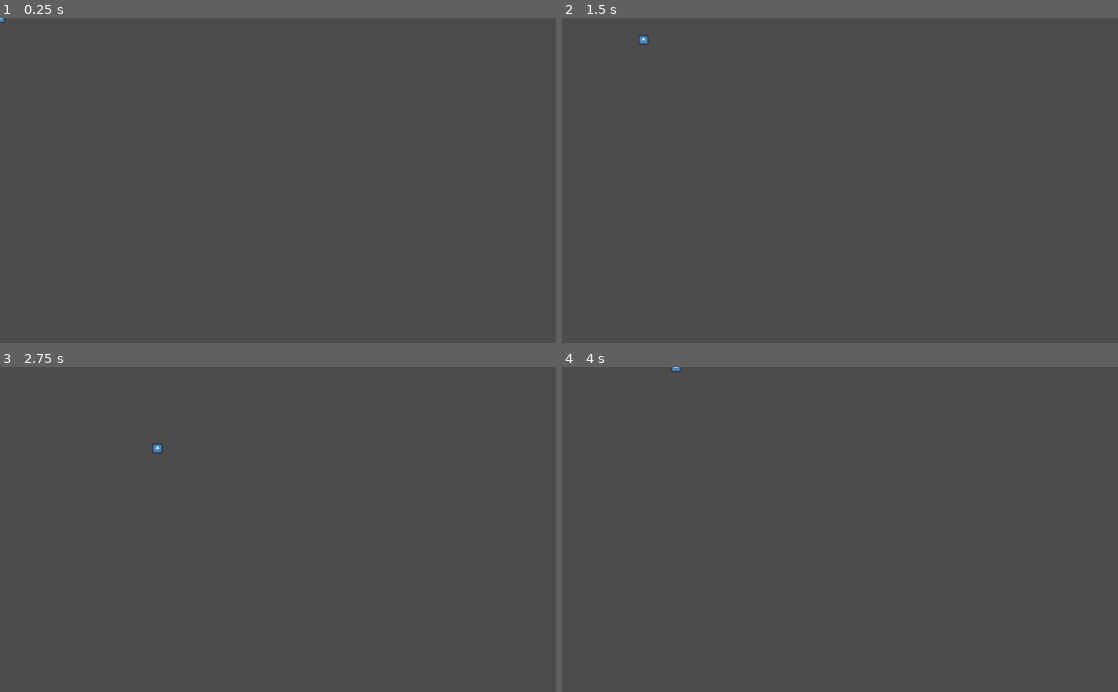
Above: before the commit, frames 1-4 (two rows, left to right).
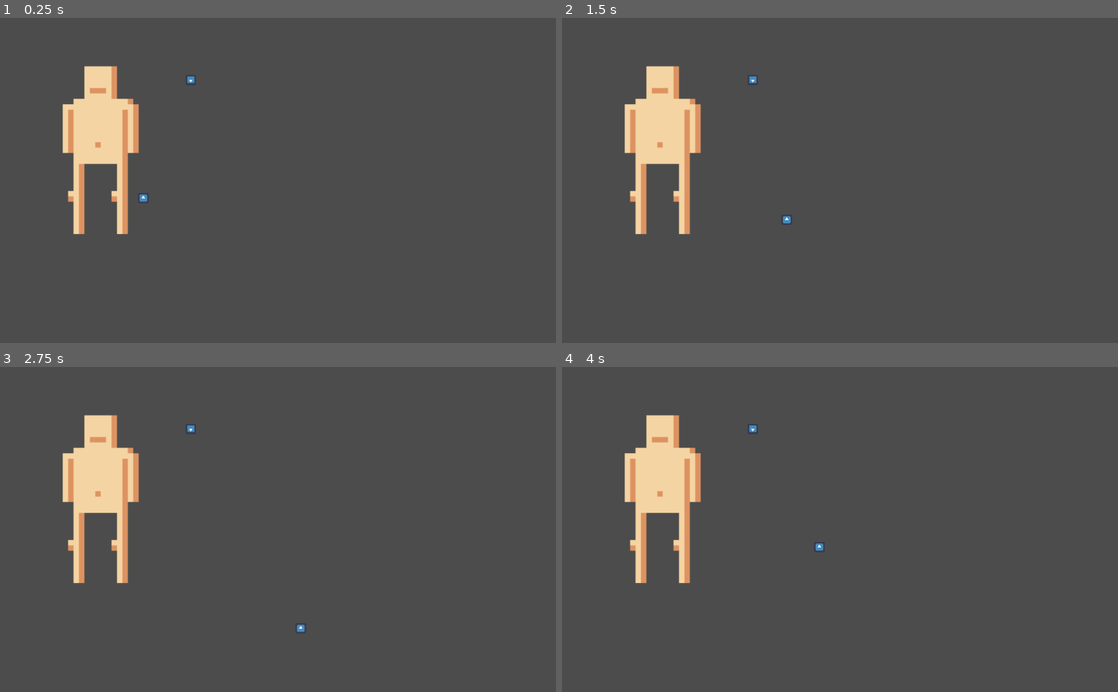
Above: after the commit, the same moments.

Repository: gvekan/ludum-dare-46
Game: Godot game, scene res://scenes/Surgery.tscn
Same seed, same stepped clock (60 frames per second), same inputs: the game is played once before the commit and once after it. Before the commit the project starts from res://scenes/Player.tscn. The engine's default icon, where the game draws it, is replaced by a stand-in: a white triangle on a blue panel in a dark square.
Inputs:
- Up to frame 1 (0.25 s): no input
- Up to frame 2 (1.5 s): tap Enter (ui_accept) at 0.5, 1.35 s; hold Right (ui_right) 0.53-1.28 s; hold Enter (ui_accept) 0.53-1.28 s; hold Down (ui_down) from 1.28 s (still down)
- Up to frame 3 (2.75 s): tap Enter (ui_accept) at 1.52, 1.82, 2 s; release Down (ui_down) at 2.03 s; hold Right (ui_right) from 2.03 s (still down); hold Enter (ui_accept) from 2.03 s (still down)
- Up to frame 4 (4 s): release Right (ui_right) at 2.78 s; release Enter (ui_accept) at 2.78 s; hold Up (ui_up) 2.78-3.53 s; tap Enter (ui_accept) at 2.85, 3.02, 3.32 s; hold Left (ui_left) from 3.53 s (still down); hold Enter (ui_accept) from 3.53 s (still down)

The runs differ from the first frame. In frame 1, 4.2% of the frame differs, in the area x 0-35%, y 0-67%; in frame 2, 4.3%, in the area x 11-42%, y 5-67%; in frame 3, 4.3%; in frame 4, 4.2%.

Commit message:
Added some different organs and a tool scene. Basic collision with tools and organs with signals working.

Diff:
--- a/project.godot
+++ b/project.godot
@@ -16,7 +16,7 @@
 [application]
 
 config/name="2D Surgery Simulator"
-run/main_scene="res://scenes/Player.tscn"
+run/main_scene="res://scenes/Surgery.tscn"
 config/icon="res://icon.png"
 
 [rendering]
--- a/scenes/Patient.gd
+++ b/scenes/Patient.gd
@@ -8,7 +8,7 @@
 
 # Called when the node enters the scene tree for the first time.
 func _ready():
-	pass # Replace with function body.
+	pass
 
 
 # Called every frame. 'delta' is the elapsed time since the previous frame.
--- a/scenes/Patient.tscn
+++ b/scenes/Patient.tscn
@@ -1,10 +1,22 @@
-[gd_scene load_steps=3 format=2]
+[gd_scene load_steps=6 format=2]
 
 [ext_resource path="res://assets/naked-man-front.png.png" type="Texture" id=1]
 [ext_resource path="res://scenes/Patient.gd" type="Script" id=2]
+[ext_resource path="res://scenes/organs/Mouth.tscn" type="PackedScene" id=3]
+[ext_resource path="res://scenes/organs/Hairline.tscn" type="PackedScene" id=4]
+[ext_resource path="res://scenes/organs/Blatter.tscn" type="PackedScene" id=5]
 
 [node name="Patient" type="Node2D"]
 script = ExtResource( 2 )
 
 [node name="Sprite" type="Sprite" parent="."]
+position = Vector2( -1.9444, -64.0264 )
 texture = ExtResource( 1 )
+
+[node name="Mouth" parent="." instance=ExtResource( 3 )]
+position = Vector2( -7.36095, -169.718 )
+
+[node name="Hairline" parent="." instance=ExtResource( 4 )]
+position = Vector2( -6.85326, -209.767 )
+
+[node name="Blatter" parent="." instance=ExtResource( 5 )]
--- a/scenes/Player.gd
+++ b/scenes/Player.gd
@@ -4,6 +4,15 @@
 
 var last_horizontal_input = ""
 var last_vertical_input = ""
+var current_tool = TOOLS.hand
+
+enum TOOLS{
+	hand,
+	knife,
+	apple,
+	phone,
+	tweezers
+}
 
 
 # Declare member variables here. Examples:
@@ -56,3 +65,6 @@
 
 	var velocity = Vector2(x, y).normalized() * speed
 	move_and_slide(velocity)
+
+func switch_tool(tools):
+	current_tool = tools
--- /dev/null
+++ b/scenes/Surgery.gd
@@ -0,0 +1,28 @@
+extends Node2D
+
+
+# Declare member variables here. Examples:
+# var a = 2
+# var b = "text"
+
+
+# Called when the node enters the scene tree for the first time.
+func _ready():
+	$Patient/Mouth.connect("organ_clicked",self,"_on_organ_clicked")
+	$Patient/Hairline.connect("organ_clicked",self,"_on_organ_clicked")
+	$Patient/Blatter.connect("organ_clicked",self,"_on_organ_clicked")
+
+	$Tool.connect("tool_clicked", self, "_on_tool_clicked")
+
+
+
+# Called every frame. 'delta' is the elapsed time since the previous frame.
+#func _process(delta):
+#	pass
+
+func _on_organ_clicked(organ, player):
+	print("hej")
+
+
+func _on_tool_clicked(tools):
+	print("tool clicked")
--- /dev/null
+++ b/scenes/Surgery.tscn
@@ -0,0 +1,18 @@
+[gd_scene load_steps=5 format=2]
+
+[ext_resource path="res://scenes/Patient.tscn" type="PackedScene" id=1]
+[ext_resource path="res://scenes/Player.tscn" type="PackedScene" id=2]
+[ext_resource path="res://scenes/Surgery.gd" type="Script" id=3]
+[ext_resource path="res://scenes/tools/Tool.tscn" type="PackedScene" id=4]
+
+[node name="Surgery" type="Node2D"]
+script = ExtResource( 3 )
+
+[node name="Patient" parent="." instance=ExtResource( 1 )]
+position = Vector2( 187.392, 303.309 )
+
+[node name="Player" parent="." instance=ExtResource( 2 )]
+position = Vector2( 263.925, 332.009 )
+
+[node name="Tool" parent="." instance=ExtResource( 4 )]
+position = Vector2( 351.138, 114.398 )
--- /dev/null
+++ b/scenes/organs/Blatter.tscn
@@ -0,0 +1,11 @@
+[gd_scene load_steps=3 format=2]
+
+[ext_resource path="res://scenes/organs/Organ.tscn" type="PackedScene" id=1]
+
+[sub_resource type="RectangleShape2D" id=1]
+extents = Vector2( 39.6997, 45.1005 )
+
+[node name="Blatter" instance=ExtResource( 1 )]
+
+[node name="CollisionShape2D" parent="." index="0"]
+shape = SubResource( 1 )
--- /dev/null
+++ b/scenes/organs/Hairline.tscn
@@ -0,0 +1,11 @@
+[gd_scene load_steps=3 format=2]
+
+[ext_resource path="res://scenes/organs/Organ.tscn" type="PackedScene" id=1]
+
+[sub_resource type="RectangleShape2D" id=1]
+extents = Vector2( 24.5, 3.822 )
+
+[node name="Hairline" instance=ExtResource( 1 )]
+
+[node name="CollisionShape2D" parent="." index="0"]
+shape = SubResource( 1 )
--- /dev/null
+++ b/scenes/organs/Mouth.tscn
@@ -0,0 +1,11 @@
+[gd_scene load_steps=3 format=2]
+
+[ext_resource path="res://scenes/organs/Organ.tscn" type="PackedScene" id=1]
+
+[sub_resource type="RectangleShape2D" id=1]
+extents = Vector2( 19.1526, 4.65119 )
+
+[node name="Mouth" instance=ExtResource( 1 )]
+
+[node name="CollisionShape2D" parent="." index="0"]
+shape = SubResource( 1 )
--- /dev/null
+++ b/scenes/organs/Organ.gd
@@ -0,0 +1,29 @@
+
+extends Area2D
+
+# Declare member variables here. Examples:
+# var a = 2
+# var b = "text"
+signal organ_clicked(organ, player)
+var player_over_organ = null
+
+# Called when the node enters the scene tree for the first time.
+func _ready():
+	pass
+
+
+# Called every frame. 'delta' is the elapsed time since the previous frame.
+#func _process(delta):
+#	pass
+
+func _input(event):
+	if event.is_action_pressed("ui_accept") and player_over_organ:
+		emit_signal("organ_clicked",self, player_over_organ)
+
+
+func _on_Organ_body_entered(body):
+	player_over_organ = body
+
+
+func _on_Organ_body_exited(body):
+	player_over_organ = null
--- /dev/null
+++ b/scenes/organs/Organ.tscn
@@ -0,0 +1,13 @@
+[gd_scene load_steps=3 format=2]
+
+[ext_resource path="res://scenes/organs/Organ.gd" type="Script" id=1]
+
+[sub_resource type="RectangleShape2D" id=1]
+
+[node name="Organ" type="Area2D"]
+script = ExtResource( 1 )
+
+[node name="CollisionShape2D" type="CollisionShape2D" parent="."]
+shape = SubResource( 1 )
+[connection signal="body_entered" from="." to="." method="_on_Organ_body_entered"]
+[connection signal="body_exited" from="." to="." method="_on_Organ_body_exited"]
--- /dev/null
+++ b/scenes/tools/Tool.gd
@@ -0,0 +1,24 @@
+extends Area2D
+
+
+# Declare member variables here. Examples:
+# var a = 2
+# var b = "text"
+signal tool_clicked(tools)
+var on_tool = false
+
+# Called when the node enters the scene tree for the first time.
+func _ready():
+	pass # Replace with function body.
+
+func _input(event):
+	if event.is_action_pressed("ui_accept") and on_tool:
+		emit_signal("tool_clicked",self)
+
+
+func _on_Tool_body_entered(body):
+	on_tool = true
+
+
+func _on_Tool_body_exited(body):
+	on_tool = false
--- /dev/null
+++ b/scenes/tools/Tool.tscn
@@ -0,0 +1,20 @@
+[gd_scene load_steps=4 format=2]
+
+[ext_resource path="res://scenes/tools/Tool.gd" type="Script" id=1]
+[ext_resource path="res://icon.png" type="Texture" id=2]
+
+[sub_resource type="RectangleShape2D" id=1]
+
+[node name="Tool" type="Area2D"]
+script = ExtResource( 1 )
+
+[node name="CollisionShape2D" type="CollisionShape2D" parent="."]
+shape = SubResource( 1 )
+
+[node name="Sprite" type="Sprite" parent="."]
+position = Vector2( 0.25067, 0.0626683 )
+rotation = 3.14159
+scale = Vector2( 0.150006, 0.147068 )
+texture = ExtResource( 2 )
+[connection signal="body_entered" from="." to="." method="_on_Tool_body_entered"]
+[connection signal="body_exited" from="." to="." method="_on_Tool_body_exited"]
